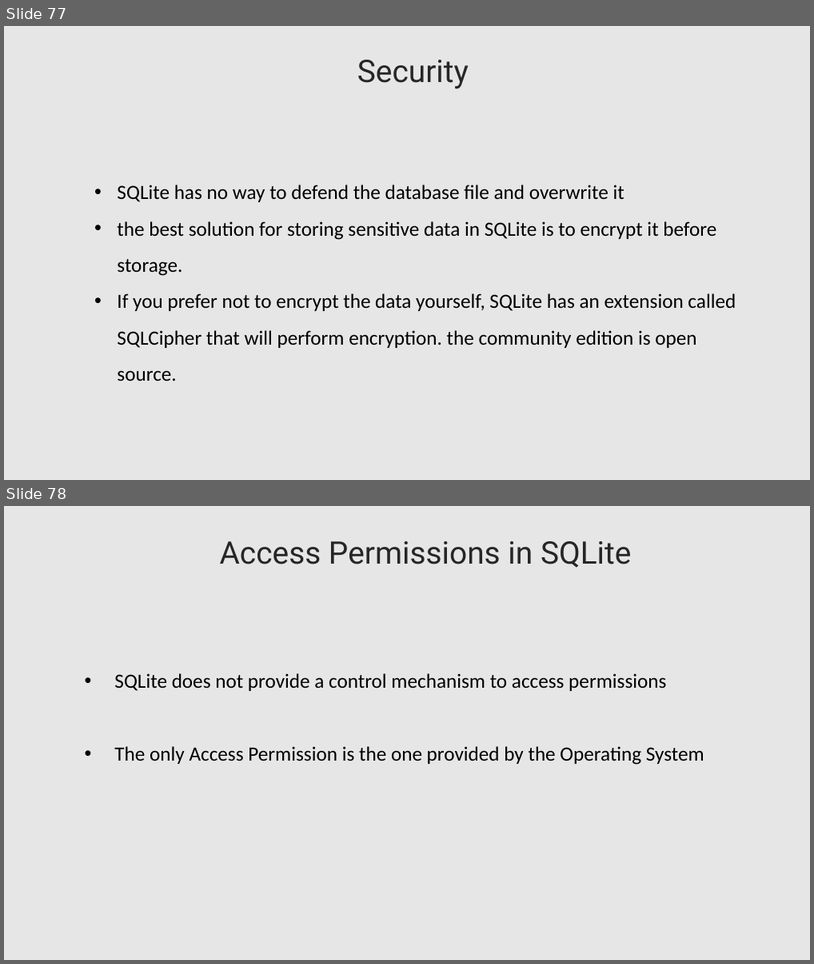
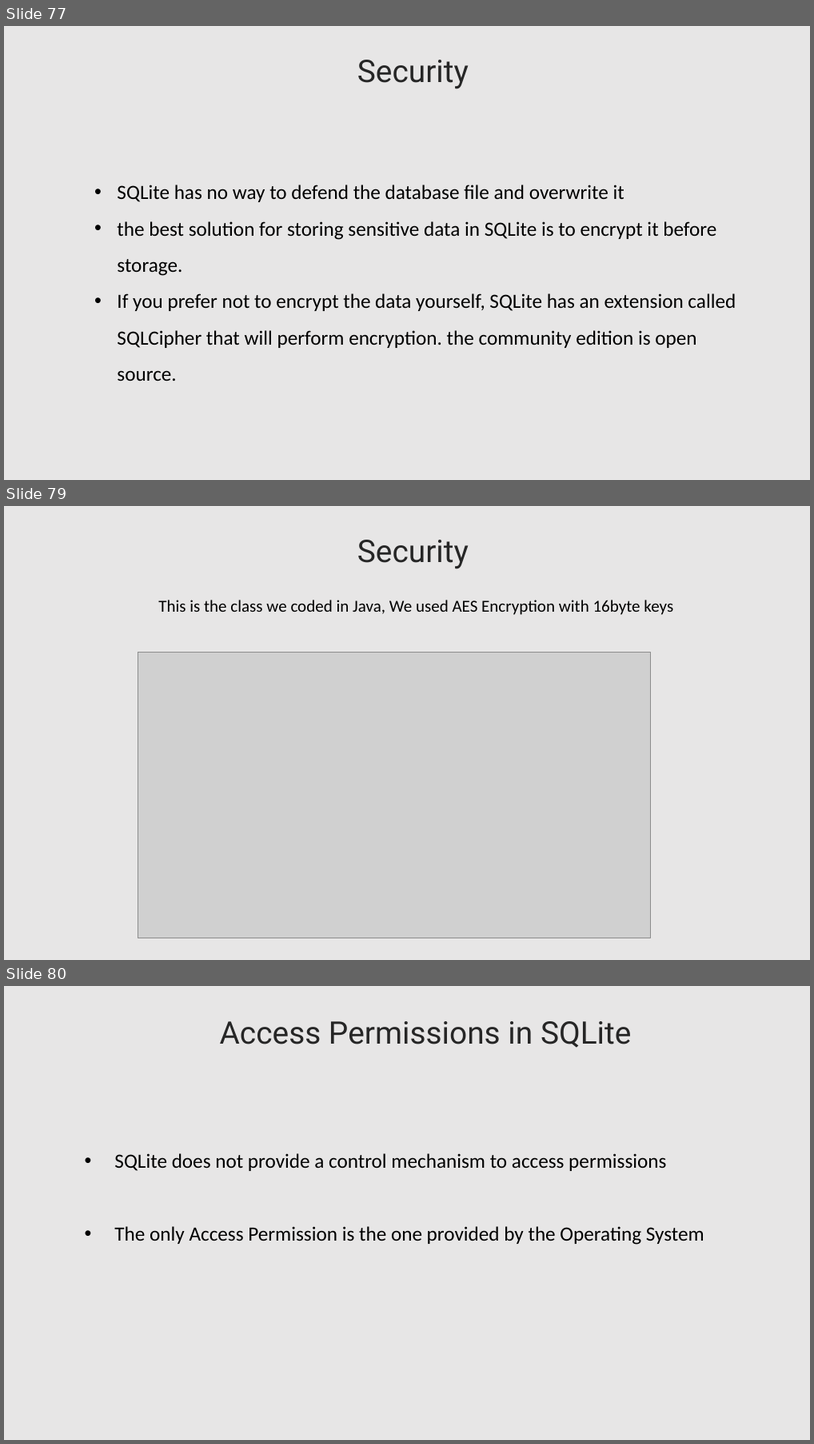
Before and after one commit to lahcenrahlaoui/Wingardium_Leviosaaaa, a slide deck: Presentation-projet-SQLite [Autosaved].pptx. Shown one above the other, each under a label of ours: slides 77 and 78 before the commit, slides 77, 79 and 80 after it; the slides between them are not shown. The pictures are 814x964 and 814x1444 pixels, drawn with LibreOffice and Linux fonts; fonts in the diff are those of the drawing; grey boxes stand for pictures. Boxes give left, top, right and bottom in pixels: in the first picture for what was removed or moved away, otherwise in the second. Text is boxed around its words. In the diff, an @@ line names an element or a change of style, - is before the commit and + after.

```diff
--- a/Presentation-projet-SQLite [Autosaved].pptx
+++ b/Presentation-projet-SQLite [Autosaved].pptx
@@ slide 79 added at [4,506,810,960], background #E7E6E6 @@
@@ text added at [358,540,469,569], 37 pt, text #262626 @@
+Security
@@ text added at [158,600,674,615], 20 pt, text #000000 @@
+This is the class we coded in Java, We used AES Encryption with 16byte keys
@@ picture added at [138,652,651,938] @@
@@ what was slide 78 is now slide 80 @@
```
Also in this commit, not shown: 1 other slide added.
